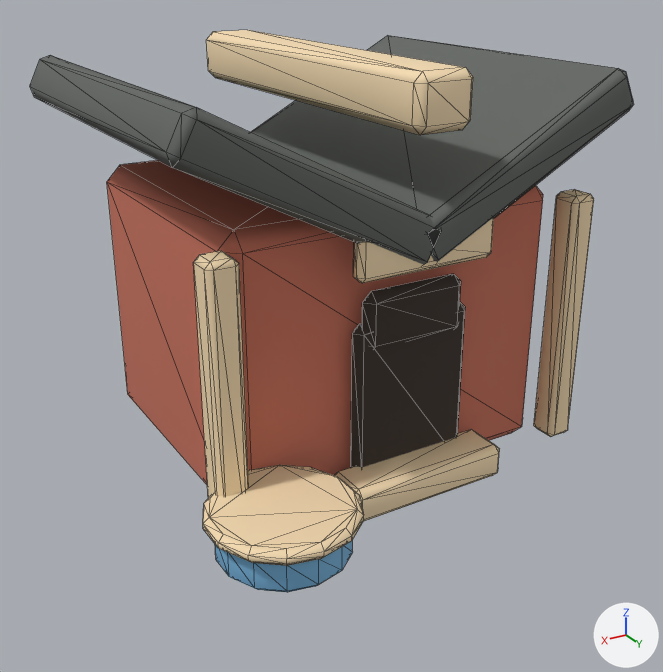
An edit to the glTF model apps/garden/public/assets/models/DogHouse.glb, drawn before and after from the same camera.
Camera for both pictures: a 50 mm camera at (1.023, 1.759, 1.095) aimed at (0.085, 0.195, 0.313). Arrows for +X, +Y and +Z are at lower right; the lights stay in place. The first picture is the older version. Mesh edges are drawn as thin lines. Where no turn or scale is listed for an object, it has been applied to the vertices. Vertices at exactly the same position are counted once.

Objects in the first picture: 'DogHouse_Bowl', 'DogHouse_Bowl_Rim', 'DogHouse_Door', 'DogHouse_DoorTop', 'DogHouse_NamePlate', 'DogHouse_RidgeCap', 'DogHouse_Roof_Left', 'DogHouse_Roof_Right', 'DogHouse_Threshold', 'DogHouse_Trim_Left', 'DogHouse_Trim_Right', 'DogHouse_Walls'.
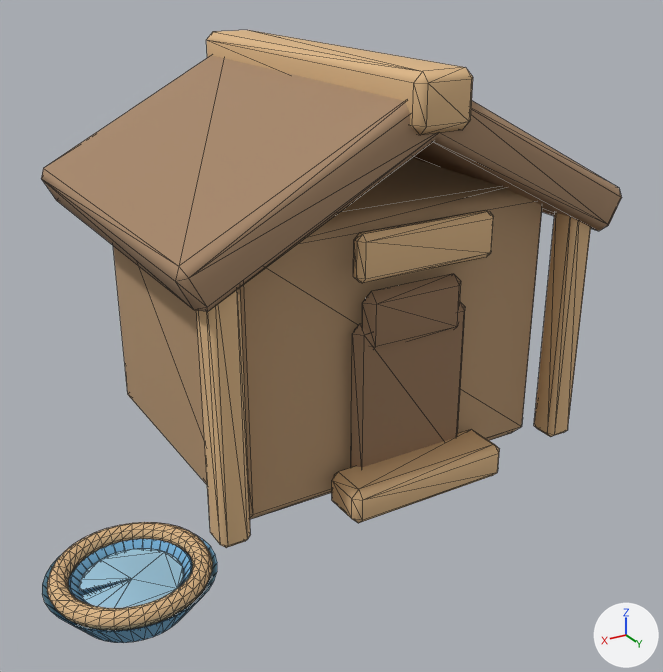
Patch to the scene script:
```diff
--- a/apps/garden/public/assets/models/DogHouse.glb.py
+++ b/apps/garden/public/assets/models/DogHouse.glb.py
@@ mat_material_doghouse_warmtrim @@
 mat_material_doghouse_warmtrim = principled_material('Material.DogHouse.WarmTrim')
-mat_material_doghouse_warmtrim.base_color = (0.92, 0.72, 0.45)  # beige #f6ddb3
+mat_material_doghouse_warmtrim.base_color = (0.72, 0.47, 0.24)  # beige #ddb686
 mat_material_doghouse_warmtrim.roughness = 0.8
@@ mat_material_doghouse_charcoalroof @@
 mat_material_doghouse_charcoalroof = principled_material('Material.DogHouse.CharcoalRoof')
-mat_material_doghouse_charcoalroof.base_color = (0.12, 0.13, 0.12)  # dark grey #616561
+mat_material_doghouse_charcoalroof.base_color = (0.38, 0.24, 0.14)  # brown #a68669
 mat_material_doghouse_charcoalroof.roughness = 0.82
@@ mat_material_doghouse_redwood @@
 mat_material_doghouse_redwood = principled_material('Material.DogHouse.RedWood')
-mat_material_doghouse_redwood.base_color = (0.58, 0.17, 0.11)  # orange #c8735d
+mat_material_doghouse_redwood.base_color = (0.48, 0.31, 0.17)  # brown #b89773
 mat_material_doghouse_redwood.roughness = 0.88
@@ me_doghouse_bowl_mesh @@
-me_doghouse_bowl_mesh.from_pydata(...)  # 56 vertices, 108 faces; spans x -0.127..0.127, y -0.13..0.13, z -0.04..0.04
+me_doghouse_bowl_mesh.from_pydata(...)  # 216 vertices, 360 faces; spans x -0.145..0.145, y -0.14..0.14, z 0.045..0.118
+# me_doghouse_bowl_mesh part 1: 56 vertices removed from x -0.127..0.127, y -0.13..0.13, z -0.04..0.04; 216 vertices added at x -0.145..0.145, y -0.14..0.14, z 0.045..0.118
 me_doghouse_bowl_mesh.materials.append(mat_material_doghouse_bowlblue)
@@ me_doghouse_bowl_rim_mesh @@
 # used by ob_doghouse_bowl_rim; parent = ob_doghouse_root; location = (0.36, 0.48, 0.125)
-me_doghouse_bowl_rim_mesh.from_pydata(...)  # 56 vertices, 108 faces; spans x -0.146..0.146, y -0.15..0.15, z -0.018..0.018
+me_doghouse_bowl_rim_mesh.from_pydata(...)  # 288 vertices, 576 faces; spans x -0.137..0.137, y -0.137..0.137, z -0.017..0.017
+# me_doghouse_bowl_rim_mesh part 2: 56 vertices removed from x -0.146..0.146, y -0.15..0.15, z -0.018..0.018; 288 vertices added at x -0.137..0.137, y -0.137..0.137, z -0.017..0.017, forming a torus around z (ring radius 0.12, tube radius 0.017)
 me_doghouse_bowl_rim_mesh.materials.append(mat_material_doghouse_warmtrim)
@@ me_doghouse_door_mesh @@
 me_doghouse_door_mesh.from_pydata(...)  # 16 vertices, 28 faces; spans x -0.14..0.14, y -0.018..0.018, z -0.19..0.19
-me_doghouse_door_mesh.materials.append(mat_material_doghouse_doorshadow)  # brown #3c322c
+me_doghouse_door_mesh.materials.append(mat_material_doghouse_darkredwood)  # brown #957659
@@ me_doghouse_doortop_mesh @@
 me_doghouse_doortop_mesh.from_pydata(...)  # 24 vertices, 44 faces; spans x -0.12..0.12, y -0.02..0.02, z -0.065..0.065
-me_doghouse_doortop_mesh.materials.append(mat_material_doghouse_doorshadow)  # brown #3c322c
+me_doghouse_doortop_mesh.materials.append(mat_material_doghouse_darkredwood)  # brown #957659
@@ ob_doghouse_bowl @@
 ob_doghouse_bowl = bpy.data.objects.new('DogHouse_Bowl', me_doghouse_bowl_mesh)
-ob_doghouse_bowl.location = (0.36, 0.48, 0.075)
+ob_doghouse_bowl.location = (0.66, 0.5, 0.0)
@@ ob_doghouse_bowl_rim @@
 ob_doghouse_bowl_rim = bpy.data.objects.new('DogHouse_Bowl_Rim', me_doghouse_bowl_rim_mesh)
-ob_doghouse_bowl_rim.parent = ob_doghouse_root
-ob_doghouse_bowl_rim.location = (0.36, 0.48, 0.125)
+ob_doghouse_bowl_rim.location = (0.66, 0.5, 0.12)
+ob_doghouse_bowl_rim.scale = (1.0, 0.96, 1.0)
@@ ob_doghouse_roof_left @@
 ob_doghouse_roof_left.location = (-0.24, 0.0, 0.69)
-ob_doghouse_roof_left.rotation_euler = (0.0, 0.48, 0.0)  # degrees (0, 28, 0)
+ob_doghouse_roof_left.rotation_euler = (0.0, -0.48, 0.0)  # degrees (0, -28, 0)
@@ ob_doghouse_roof_right @@
 ob_doghouse_roof_right.location = (0.24, 0.0, 0.69)
-ob_doghouse_roof_right.rotation_euler = (0.0, -0.48, 0.0)  # degrees (0, -28, 0)
+ob_doghouse_roof_right.rotation_euler = (0.0, 0.48, 0.0)  # degrees (0, 28, 0)
@@ ob_doghouse_bowl_water @@
+ob_doghouse_bowl_water = bpy.data.objects.new('DogHouse_Bowl_Water', me_doghouse_bowl_water_mesh)  # 37 vertices, 35 faces; spans x -0.087..0.087, y -0.083..0.083, z 0.107; in mat_material_water (blue #b3e5ff)
+ob_doghouse_bowl_water.location = (0.66, 0.5, 0.0)
```

Changed parts and their boxes [x1, y1, x2, y2] in the pictures (663 x 672 px):
'DogHouse_Walls', recoloured (orange to brown)
    both: [113, 196, 542, 485]
'DogHouse_Roof_Right', recoloured, turned (dark grey to brown)
    before: [30, 55, 440, 265]
    after: [41, 55, 438, 312]
'DogHouse_Roof_Left', recoloured, turned
    before: [251, 35, 633, 262]
    after: [412, 101, 622, 231]
'DogHouse_Bowl_Rim', recoloured, reshaped, moved, rescaled (8% taller)
    before: [203, 465, 364, 566]
    after: [47, 522, 213, 631]
'DogHouse_RidgeCap', recoloured
    both: [207, 30, 473, 135]
'DogHouse_Door', recoloured (lighter)
    both: [351, 302, 465, 467]
'DogHouse_Trim_Right', recoloured
    both: [196, 288, 249, 498]
'DogHouse_Trim_Left', recoloured
    both: [534, 212, 591, 437]
'DogHouse_Threshold', recoloured
    both: [335, 429, 500, 521]
'DogHouse_Bowl', reshaped, moved
    before: [215, 540, 353, 592]
    after: [42, 534, 217, 643]
'DogHouse_NamePlate', recoloured
    both: [353, 218, 494, 283]
'DogHouse_DoorTop', recoloured (lighter)
    both: [362, 274, 461, 349]
'DogHouse_Bowl_Water', added (blue)
    after: [79, 549, 184, 608]
